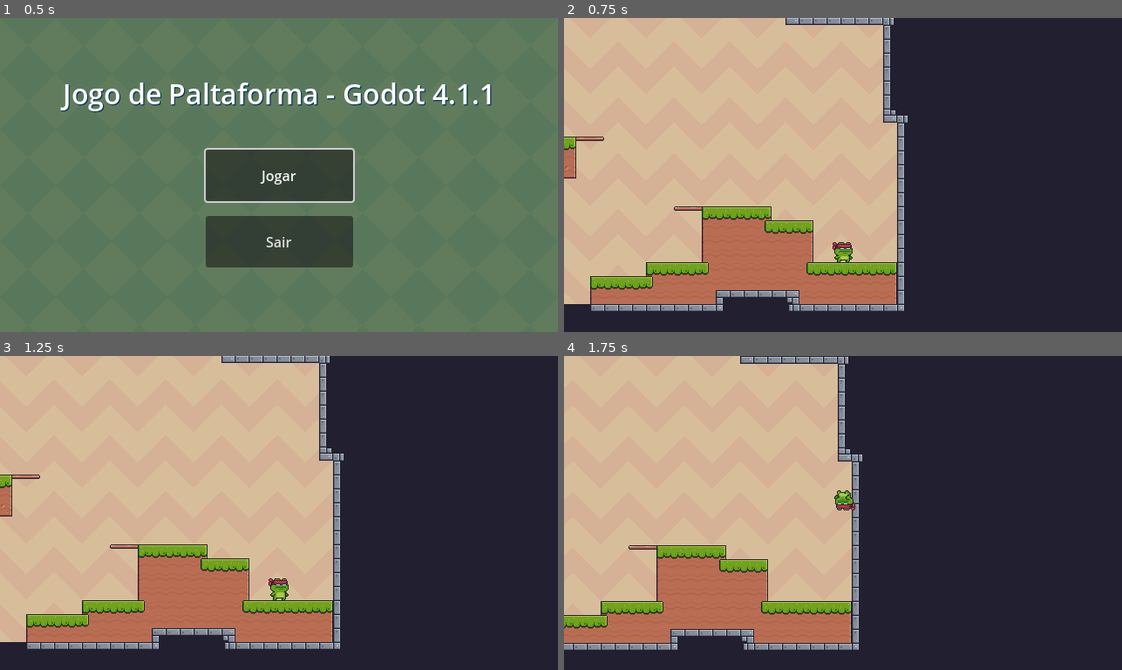
Above: before the commit, frames 1-4 (two rows, left to right).
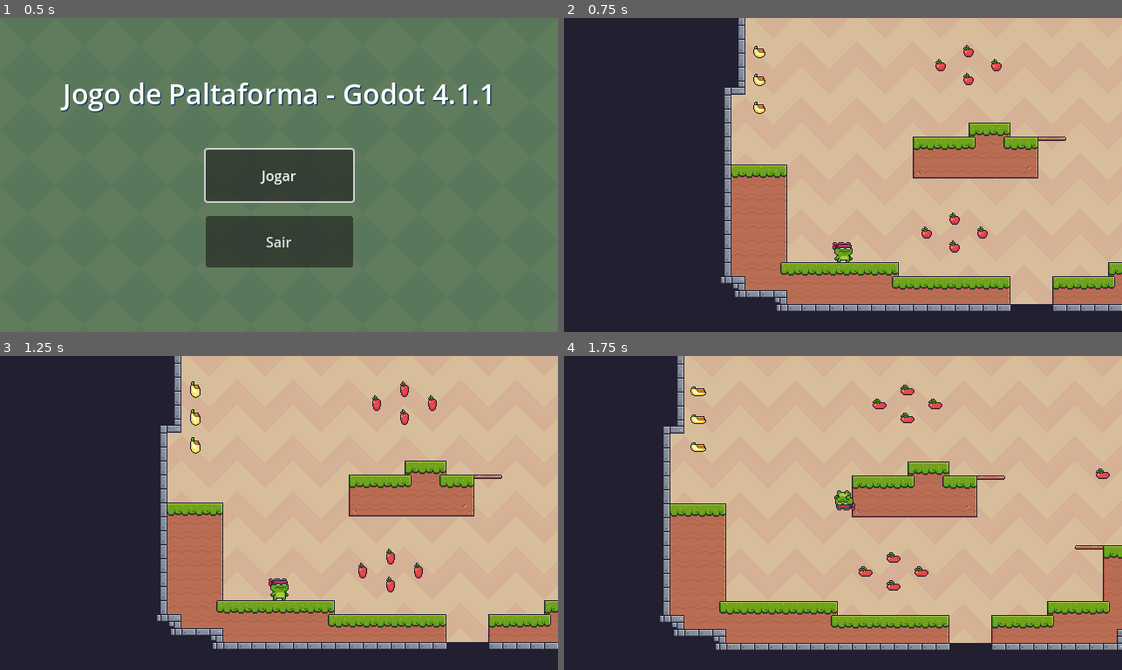
Above: after the commit, the same moments.

Repository: diogorbg/jogoPlataforma-Godot-4.1.1
Game: Godot game, scene res://scenes/menu.tscn
Same seed, same stepped clock (60 frames per second), same inputs: the game is played once before the commit and once after it.
Inputs:
- Up to frame 1 (0.5 s): no input
- Up to frame 2 (0.75 s): click "Jogar" at 0.5 s
- Up to frame 3 (1.25 s): no input
- Up to frame 4 (1.75 s): tap Enter (ui_accept) at 1.25, 1.52 s; hold Right (ui_right) from 1.28 s (still down)

Frame 1 is identical in both runs. In frame 2, 70% of the frame differs, in the area x 0-100%, y 0-94%; in frame 3, 70%; in frame 4, 68%.

Commit message:
itens coletáveis

Diff:
--- a/project.godot
+++ b/project.godot
@@ -14,6 +14,10 @@
 run/main_scene="res://scenes/menu.tscn"
 config/features=PackedStringArray("4.1", "GL Compatibility")
 config/icon="res://icon.svg"
+
+[autoload]
+
+Global="*res://scripts/global.gd"
 
 [display]
 
--- a/scenes/fase1.tscn
+++ b/scenes/fase1.tscn
@@ -1,9 +1,12 @@
-[gd_scene load_steps=8 format=3 uid="uid://dn6gtb323us3a"]
+[gd_scene load_steps=11 format=3 uid="uid://dn6gtb323us3a"]
 
 [ext_resource type="Texture2D" uid="uid://bhocx6034y2iw" path="res://sprites/Terrain/Terrain (16x16).png" id="1_62rxu"]
-[ext_resource type="Texture2D" uid="uid://coejdvo2ptrd8" path="res://sprites/Items/Fruits/Apple.png" id="2_bb0fy"]
+[ext_resource type="Script" path="res://scripts/fase.gd" id="1_q2e6l"]
 [ext_resource type="Texture2D" uid="uid://b6oohrweetwg1" path="res://sprites/Background/Brown.png" id="2_wtpdm"]
 [ext_resource type="PackedScene" uid="uid://cdmqguq2spkim" path="res://scenes/player.tscn" id="3_888s1"]
+[ext_resource type="PackedScene" uid="uid://bljyovx47y6tn" path="res://scenes/itens/banana.tscn" id="5_c6ilh"]
+[ext_resource type="PackedScene" uid="uid://cl3y52fs7rb3h" path="res://scenes/itens/laranja.tscn" id="6_7tdcx"]
+[ext_resource type="PackedScene" uid="uid://cy6wypp6nl5uj" path="res://scenes/itens/maca.tscn" id="6_bvdlx"]
 
 [sub_resource type="TileSetAtlasSource" id="TileSetAtlasSource_p2u0j"]
 resource_name = "terreno"
@@ -542,6 +545,7 @@
 sources/1 = SubResource("TileSetAtlasSource_w0a1v")
 
 [node name="fase1" type="Node2D"]
+script = ExtResource("1_q2e6l")
 
 [node name="TileMap" type="TileMap" parent="."]
 tile_set = SubResource("TileSet_lugm1")
@@ -563,10 +567,79 @@
 layer_2/z_index = -1
 layer_2/tile_data = PackedInt32Array(-1376259, 65537, 1, -1310723, 65537, 2, -1245187, 65537, 3, -1441794, 131073, 0, - …(19768 unchanged characters)…
 
-[node name="Apple" type="Sprite2D" parent="."]
-position = Vector2(171, -87)
-texture = ExtResource("2_bb0fy")
-hframes = 17
-
 [node name="player" parent="." instance=ExtResource("3_888s1")]
-position = Vector2(610, -57)
+position = Vector2(80, -48)
+
+[node name="itens" type="Node" parent="."]
+
+[node name="banana" parent="itens" instance=ExtResource("5_c6ilh")]
+position = Vector2(-16, -256)
+
+[node name="banana2" parent="itens" instance=ExtResource("5_c6ilh")]
+position = Vector2(-16, -288)
+
+[node name="banana3" parent="itens" instance=ExtResource("5_c6ilh")]
+position = Vector2(-16, -224)
+
+[node name="laranja" parent="itens" instance=ExtResource("6_7tdcx")]
+position = Vector2(656, -64)
+
+[node name="laranja2" parent="itens" instance=ExtResource("6_7tdcx")]
+position = Vector2(624, -64)
+
+[node name="laranja3" parent="itens" instance=ExtResource("6_7tdcx")]
+position = Vector2(592, -64)
+
+[node name="laranja4" parent="itens" instance=ExtResource("6_7tdcx")]
+position = Vector2(656, -96)
+
+[node name="laranja5" parent="itens" instance=ExtResource("6_7tdcx")]
+position = Vector2(624, -96)
+
+[node name="laranja6" parent="itens" instance=ExtResource("6_7tdcx")]
+position = Vector2(592, -96)
+
+[node name="banana4" parent="itens" instance=ExtResource("5_c6ilh")]
+position = Vector2(640, -192)
+
+[node name="banana5" parent="itens" instance=ExtResource("5_c6ilh")]
+position = Vector2(640, -224)
+
+[node name="banana6" parent="itens" instance=ExtResource("5_c6ilh")]
+position = Vector2(640, -160)
+
+[node name="maca" parent="itens" instance=ExtResource("6_bvdlx")]
+position = Vector2(208, -96)
+
+[node name="maca2" parent="itens" instance=ExtResource("6_bvdlx")]
+position = Vector2(208, -64)
+
+[node name="maca3" parent="itens" instance=ExtResource("6_bvdlx")]
+position = Vector2(240, -80)
+
+[node name="maca4" parent="itens" instance=ExtResource("6_bvdlx")]
+position = Vector2(176, -80)
+
+[node name="maca5" parent="itens" instance=ExtResource("6_bvdlx")]
+position = Vector2(224, -256)
+
+[node name="maca6" parent="itens" instance=ExtResource("6_bvdlx")]
+position = Vector2(224, -288)
+
+[node name="maca7" parent="itens" instance=ExtResource("6_bvdlx")]
+position = Vector2(256, -272)
+
+[node name="maca8" parent="itens" instance=ExtResource("6_bvdlx")]
+position = Vector2(192, -272)
+
+[node name="maca9" parent="itens" instance=ExtResource("6_bvdlx")]
+position = Vector2(480, -176)
+
+[node name="maca10" parent="itens" instance=ExtResource("6_bvdlx")]
+position = Vector2(480, -208)
+
+[node name="maca11" parent="itens" instance=ExtResource("6_bvdlx")]
+position = Vector2(512, -192)
+
+[node name="maca12" parent="itens" instance=ExtResource("6_bvdlx")]
+position = Vector2(448, -192)
--- /dev/null
+++ b/scenes/itens/banana.tscn
@@ -0,0 +1,184 @@
+[gd_scene load_steps=28 format=3 uid="uid://bljyovx47y6tn"]
+
+[ext_resource type="PackedScene" uid="uid://b1dhav2mjnqqe" path="res://scenes/itens/item_base.tscn" id="1_ga4kp"]
+[ext_resource type="Texture2D" uid="uid://cw3q8g1xn8mun" path="res://sprites/Items/Fruits/Collected.png" id="2_hcxhn"]
+[ext_resource type="Texture2D" uid="uid://coovn021ypvy5" path="res://sprites/Items/Fruits/Bananas.png" id="3_jylm5"]
+
+[sub_resource type="AtlasTexture" id="AtlasTexture_7l7xh"]
+atlas = ExtResource("2_hcxhn")
+region = Rect2(0, 0, 32, 32)
+
+[sub_resource type="AtlasTexture" id="AtlasTexture_sac47"]
+atlas = ExtResource("2_hcxhn")
+region = Rect2(32, 0, 32, 32)
+
+[sub_resource type="AtlasTexture" id="AtlasTexture_thetu"]
+atlas = ExtResource("2_hcxhn")
+region = Rect2(64, 0, 32, 32)
+
+[sub_resource type="AtlasTexture" id="AtlasTexture_xp1qv"]
+atlas = ExtResource("2_hcxhn")
+region = Rect2(96, 0, 32, 32)
+
+[sub_resource type="AtlasTexture" id="AtlasTexture_011aj"]
+atlas = ExtResource("2_hcxhn")
+region = Rect2(128, 0, 32, 32)
+
+[sub_resource type="AtlasTexture" id="AtlasTexture_vaqgv"]
+atlas = ExtResource("2_hcxhn")
+region = Rect2(160, 0, 32, 32)
+
+[sub_resource type="AtlasTexture" id="AtlasTexture_l07qn"]
+atlas = ExtResource("3_jylm5")
+region = Rect2(0, 0, 32, 32)
+
+[sub_resource type="AtlasTexture" id="AtlasTexture_f6ly8"]
+atlas = ExtResource("3_jylm5")
+region = Rect2(32, 0, 32, 32)
+
+[sub_resource type="AtlasTexture" id="AtlasTexture_4d4vb"]
+atlas = ExtResource("3_jylm5")
+region = Rect2(64, 0, 32, 32)
+
+[sub_resource type="AtlasTexture" id="AtlasTexture_2afon"]
+atlas = ExtResource("3_jylm5")
+region = Rect2(96, 0, 32, 32)
+
+[sub_resource type="AtlasTexture" id="AtlasTexture_phl8b"]
+atlas = ExtResource("3_jylm5")
+region = Rect2(128, 0, 32, 32)
+
+[sub_resource type="AtlasTexture" id="AtlasTexture_plj2y"]
+atlas = ExtResource("3_jylm5")
+region = Rect2(160, 0, 32, 32)
+
+[sub_resource type="AtlasTexture" id="AtlasTexture_f17uo"]
+atlas = ExtResource("3_jylm5")
+region = Rect2(192, 0, 32, 32)
+
+[sub_resource type="AtlasTexture" id="AtlasTexture_6op05"]
+atlas = ExtResource("3_jylm5")
+region = Rect2(224, 0, 32, 32)
+
+[sub_resource type="AtlasTexture" id="AtlasTexture_4o632"]
+atlas = ExtResource("3_jylm5")
+region = Rect2(256, 0, 32, 32)
+
+[sub_resource type="AtlasTexture" id="AtlasTexture_e22ji"]
+atlas = ExtResource("3_jylm5")
+region = Rect2(288, 0, 32, 32)
+
+[sub_resource type="AtlasTexture" id="AtlasTexture_p7tcc"]
+atlas = ExtResource("3_jylm5")
+region = Rect2(320, 0, 32, 32)
+
+[sub_resource type="AtlasTexture" id="AtlasTexture_pht8b"]
+atlas = ExtResource("3_jylm5")
+region = Rect2(352, 0, 32, 32)
+
+[sub_resource type="AtlasTexture" id="AtlasTexture_ffi7v"]
+atlas = ExtResource("3_jylm5")
+region = Rect2(384, 0, 32, 32)
+
+[sub_resource type="AtlasTexture" id="AtlasTexture_y0we2"]
+atlas = ExtResource("3_jylm5")
+region = Rect2(416, 0, 32, 32)
+
+[sub_resource type="AtlasTexture" id="AtlasTexture_mc2an"]
+atlas = ExtResource("3_jylm5")
+region = Rect2(448, 0, 32, 32)
+
+[sub_resource type="AtlasTexture" id="AtlasTexture_ra6jj"]
+atlas = ExtResource("3_jylm5")
+region = Rect2(480, 0, 32, 32)
+
+[sub_resource type="AtlasTexture" id="AtlasTexture_2y4qh"]
+atlas = ExtResource("3_jylm5")
+region = Rect2(512, 0, 32, 32)
+
+[sub_resource type="SpriteFrames" id="SpriteFrames_7yon4"]
+animations = [{
+"frames": [{
+"duration": 1.0,
+"texture": SubResource("AtlasTexture_7l7xh")
+}, {
+"duration": 1.0,
+"texture": SubResource("AtlasTexture_sac47")
+}, {
+"duration": 1.0,
+"texture": SubResource("AtlasTexture_thetu")
+}, {
+"duration": 1.0,
+"texture": SubResource("AtlasTexture_xp1qv")
+}, {
+"duration": 1.0,
+"texture": SubResource("AtlasTexture_011aj")
+}, {
+"duration": 1.0,
+"texture": SubResource("AtlasTexture_vaqgv")
+}],
+"loop": false,
+"name": &"collect",
+"speed": 12.0
+}, {
+"frames": [{
+"duration": 1.0,
+"texture": SubResource("AtlasTexture_l07qn")
+}, {
+"duration": 1.0,
+"texture": SubResource("AtlasTexture_f6ly8")
+}, {
+"duration": 1.0,
+"texture": SubResource("AtlasTexture_4d4vb")
+}, {
+"duration": 1.0,
+"texture": SubResource("AtlasTexture_2afon")
+}, {
+"duration": 1.0,
+"texture": SubResource("AtlasTexture_phl8b")
+}, {
+"duration": 1.0,
+"texture": SubResource("AtlasTexture_plj2y")
+}, {
+"duration": 1.0,
+"texture": SubResource("AtlasTexture_f17uo")
+}, {
+"duration": 1.0,
+"texture": SubResource("AtlasTexture_6op05")
+}, {
+"duration": 1.0,
+"texture": SubResource("AtlasTexture_4o632")
+}, {
+"duration": 1.0,
+"texture": SubResource("AtlasTexture_e22ji")
+}, {
+"duration": 1.0,
+"texture": SubResource("AtlasTexture_p7tcc")
+}, {
+"duration": 1.0,
+"texture": SubResource("AtlasTexture_pht8b")
+}, {
+"duration": 1.0,
+"texture": SubResource("AtlasTexture_ffi7v")
+}, {
+"duration": 1.0,
+"texture": SubResource("AtlasTexture_y0we2")
+}, {
+"duration": 1.0,
+"texture": SubResource("AtlasTexture_mc2an")
+}, {
+"duration": 1.0,
+"texture": SubResource("AtlasTexture_ra6jj")
+}, {
+"duration": 1.0,
+"texture": SubResource("AtlasTexture_2y4qh")
+}],
+"loop": true,
+"name": &"idle",
+"speed": 12.0
+}]
+
+[node name="banana" instance=ExtResource("1_ga4kp")]
+
+[node name="animSprite" parent="." index="0"]
+sprite_frames = SubResource("SpriteFrames_7yon4")
--- /dev/null
+++ b/scenes/itens/item_base.tscn
@@ -0,0 +1,199 @@
+[gd_scene load_steps=29 format=3 uid="uid://b1dhav2mjnqqe"]
+
+[ext_resource type="Texture2D" uid="uid://coejdvo2ptrd8" path="res://sprites/Items/Fruits/Apple.png" id="1_aosje"]
+[ext_resource type="Script" path="res://scripts/item_base.gd" id="1_ywbvy"]
+[ext_resource type="Texture2D" uid="uid://cw3q8g1xn8mun" path="res://sprites/Items/Fruits/Collected.png" id="2_wnl1u"]
+
+[sub_resource type="AtlasTexture" id="AtlasTexture_7l7xh"]
+atlas = ExtResource("2_wnl1u")
+region = Rect2(0, 0, 32, 32)
+
+[sub_resource type="AtlasTexture" id="AtlasTexture_sac47"]
+atlas = ExtResource("2_wnl1u")
+region = Rect2(32, 0, 32, 32)
+
+[sub_resource type="AtlasTexture" id="AtlasTexture_thetu"]
+atlas = ExtResource("2_wnl1u")
+region = Rect2(64, 0, 32, 32)
+
+[sub_resource type="AtlasTexture" id="AtlasTexture_xp1qv"]
+atlas = ExtResource("2_wnl1u")
+region = Rect2(96, 0, 32, 32)
+
+[sub_resource type="AtlasTexture" id="AtlasTexture_011aj"]
+atlas = ExtResource("2_wnl1u")
+region = Rect2(128, 0, 32, 32)
+
+[sub_resource type="AtlasTexture" id="AtlasTexture_vaqgv"]
+atlas = ExtResource("2_wnl1u")
+region = Rect2(160, 0, 32, 32)
+
+[sub_resource type="AtlasTexture" id="AtlasTexture_l6a17"]
+atlas = ExtResource("1_aosje")
+region = Rect2(0, 0, 32, 32)
+
+[sub_resource type="AtlasTexture" id="AtlasTexture_8qyd8"]
+atlas = ExtResource("1_aosje")
+region = Rect2(32, 0, 32, 32)
+
+[sub_resource type="AtlasTexture" id="AtlasTexture_migaw"]
+atlas = ExtResource("1_aosje")
+region = Rect2(64, 0, 32, 32)
+
+[sub_resource type="AtlasTexture" id="AtlasTexture_opmth"]
+atlas = ExtResource("1_aosje")
+region = Rect2(96, 0, 32, 32)
+
+[sub_resource type="AtlasTexture" id="AtlasTexture_0ja72"]
+atlas = ExtResource("1_aosje")
+region = Rect2(128, 0, 32, 32)
+
+[sub_resource type="AtlasTexture" id="AtlasTexture_0w7g0"]
+atlas = ExtResource("1_aosje")
+region = Rect2(160, 0, 32, 32)
+
+[sub_resource type="AtlasTexture" id="AtlasTexture_m32nv"]
+atlas = ExtResource("1_aosje")
+region = Rect2(192, 0, 32, 32)
+
+[sub_resource type="AtlasTexture" id="AtlasTexture_e6yei"]
+atlas = ExtResource("1_aosje")
+region = Rect2(224, 0, 32, 32)
+
+[sub_resource type="AtlasTexture" id="AtlasTexture_fmews"]
+atlas = ExtResource("1_aosje")
+region = Rect2(256, 0, 32, 32)
+
+[sub_resource type="AtlasTexture" id="AtlasTexture_70lwv"]
+atlas = ExtResource("1_aosje")
+region = Rect2(288, 0, 32, 32)
+
+[sub_resource type="AtlasTexture" id="AtlasTexture_1djcj"]
+atlas = ExtResource("1_aosje")
+region = Rect2(320, 0, 32, 32)
+
+[sub_resource type="AtlasTexture" id="AtlasTexture_rnow7"]
+atlas = ExtResource("1_aosje")
+region = Rect2(352, 0, 32, 32)
+
+[sub_resource type="AtlasTexture" id="AtlasTexture_jfusd"]
+atlas = ExtResource("1_aosje")
+region = Rect2(384, 0, 32, 32)
+
+[sub_resource type="AtlasTexture" id="AtlasTexture_ajd8g"]
+atlas = ExtResource("1_aosje")
+region = Rect2(416, 0, 32, 32)
+
+[sub_resource type="AtlasTexture" id="AtlasTexture_jicyh"]
+atlas = ExtResource("1_aosje")
+region = Rect2(448, 0, 32, 32)
+
+[sub_resource type="AtlasTexture" id="AtlasTexture_srio0"]
+atlas = ExtResource("1_aosje")
+region = Rect2(480, 0, 32, 32)
+
+[sub_resource type="AtlasTexture" id="AtlasTexture_3jfdm"]
+atlas = ExtResource("1_aosje")
+region = Rect2(512, 0, 32, 32)
+
+[sub_resource type="SpriteFrames" id="SpriteFrames_5rd1y"]
+animations = [{
+"frames": [{
+"duration": 1.0,
+"texture": SubResource("AtlasTexture_7l7xh")
+}, {
+"duration": 1.0,
+"texture": SubResource("AtlasTexture_sac47")
+}, {
+"duration": 1.0,
+"texture": SubResource("AtlasTexture_thetu")
+}, {
+"duration": 1.0,
+"texture": SubResource("AtlasTexture_xp1qv")
+}, {
+"duration": 1.0,
+"texture": SubResource("AtlasTexture_011aj")
+}, {
+"duration": 1.0,
+"texture": SubResource("AtlasTexture_vaqgv")
+}],
+"loop": false,
+"name": &"collect",
+"speed": 12.0
+}, {
+"frames": [{
+"duration": 1.0,
+"texture": SubResource("AtlasTexture_l6a17")
+}, {
+"duration": 1.0,
+"texture": SubResource("AtlasTexture_8qyd8")
+}, {
+"duration": 1.0,
+"texture": SubResource("AtlasTexture_migaw")
+}, {
+"duration": 1.0,
+"texture": SubResource("AtlasTexture_opmth")
+}, {
+"duration": 1.0,
+"texture": SubResource("AtlasTexture_0ja72")
+}, {
+"duration": 1.0,
+"texture": SubResource("AtlasTexture_0w7g0")
+}, {
+"duration": 1.0,
+"texture": SubResource("AtlasTexture_m32nv")
+}, {
+"duration": 1.0,
+"texture": SubResource("AtlasTexture_e6yei")
+}, {
+"duration": 1.0,
+"texture": SubResource("AtlasTexture_fmews")
+}, {
+"duration": 1.0,
+"texture": SubResource("AtlasTexture_70lwv")
+}, {
+"duration": 1.0,
+"texture": SubResource("AtlasTexture_1djcj")
+}, {
+"duration": 1.0,
+"texture": SubResource("AtlasTexture_rnow7")
+}, {
+"duration": 1.0,
+"texture": SubResource("AtlasTexture_jfusd")
+}, {
+"duration": 1.0,
+"texture": SubResource("AtlasTexture_ajd8g")
+}, {
+"duration": 1.0,
+"texture": SubResource("AtlasTexture_jicyh")
+}, {
+"duration": 1.0,
+"texture": SubResource("AtlasTexture_srio0")
+}, {
+"duration": 1.0,
+"texture": SubResource("AtlasTexture_3jfdm")
+}],
+"loop": true,
+"name": &"idle",
+"speed": 12.0
+}]
+
+[sub_resource type="CircleShape2D" id="CircleShape2D_iemde"]
+radius = 12.0
+
+[node name="item_base" type="Area2D" groups=["item"]]
+collision_layer = 0
+collision_mask = 2
+monitorable = false
+script = ExtResource("1_ywbvy")
+
+[node name="animSprite" type="AnimatedSprite2D" parent="."]
+sprite_frames = SubResource("SpriteFrames_5rd1y")
+animation = &"idle"
+autoplay = "idle"
+
+[node name="colisao" type="CollisionShape2D" parent="."]
+show_behind_parent = true
+shape = SubResource("CircleShape2D_iemde")
+
+[connection signal="body_entered" from="." to="." method="_on_body_entered"]
--- /dev/null
+++ b/scenes/itens/laranja.tscn
@@ -0,0 +1,184 @@
+[gd_scene load_steps=28 format=3 uid="uid://cl3y52fs7rb3h"]
+
+[ext_resource type="PackedScene" uid="uid://b1dhav2mjnqqe" path="res://scenes/itens/item_base.tscn" id="1_nj654"]
+[ext_resource type="Texture2D" uid="uid://cw3q8g1xn8mun" path="res://sprites/Items/Fruits/Collected.png" id="2_mxio7"]
+[ext_resource type="Texture2D" uid="uid://dx2d24i3r2jes" path="res://sprites/Items/Fruits/Orange.png" id="3_x86n5"]
+
+[sub_resource type="AtlasTexture" id="AtlasTexture_7l7xh"]
+atlas = ExtResource("2_mxio7")
+region = Rect2(0, 0, 32, 32)
+
+[sub_resource type="AtlasTexture" id="AtlasTexture_sac47"]
+atlas = ExtResource("2_mxio7")
+region = Rect2(32, 0, 32, 32)
+
+[sub_resource type="AtlasTexture" id="AtlasTexture_thetu"]
+atlas = ExtResource("2_mxio7")
+region = Rect2(64, 0, 32, 32)
+
+[sub_resource type="AtlasTexture" id="AtlasTexture_xp1qv"]
+atlas = ExtResource("2_mxio7")
+region = Rect2(96, 0, 32, 32)
+
+[sub_resource type="AtlasTexture" id="AtlasTexture_011aj"]
+atlas = ExtResource("2_mxio7")
+region = Rect2(128, 0, 32, 32)
+
+[sub_resource type="AtlasTexture" id="AtlasTexture_vaqgv"]
+atlas = ExtResource("2_mxio7")
+region = Rect2(160, 0, 32, 32)
+
+[sub_resource type="AtlasTexture" id="AtlasTexture_xu7l3"]
+atlas = ExtResource("3_x86n5")
+region = Rect2(0, 0, 32, 32)
+
+[sub_resource type="AtlasTexture" id="AtlasTexture_na125"]
+atlas = ExtResource("3_x86n5")
+region = Rect2(32, 0, 32, 32)
+
+[sub_resource type="AtlasTexture" id="AtlasTexture_bg5xu"]
+atlas = ExtResource("3_x86n5")
+region = Rect2(64, 0, 32, 32)
+
+[sub_resource type="AtlasTexture" id="AtlasTexture_bftfh"]
+atlas = ExtResource("3_x86n5")
+region = Rect2(96, 0, 32, 32)
+
+[sub_resource type="AtlasTexture" id="AtlasTexture_o42x5"]
+atlas = ExtResource("3_x86n5")
+region = Rect2(128, 0, 32, 32)
+
+[sub_resource type="AtlasTexture" id="AtlasTexture_aj0f0"]
+atlas = ExtResource("3_x86n5")
+region = Rect2(160, 0, 32, 32)
+
+[sub_resource type="AtlasTexture" id="AtlasTexture_dfine"]
+atlas = ExtResource("3_x86n5")
+region = Rect2(192, 0, 32, 32)
+
+[sub_resource type="AtlasTexture" id="AtlasTexture_ogwj7"]
+atlas = ExtResource("3_x86n5")
+region = Rect2(224, 0, 32, 32)
+
+[sub_resource type="AtlasTexture" id="AtlasTexture_bc5vq"]
+atlas = ExtResource("3_x86n5")
+region = Rect2(256, 0, 32, 32)
+
+[sub_resource type="AtlasTexture" id="AtlasTexture_nrbn1"]
+atlas = ExtResource("3_x86n5")
+region = Rect2(288, 0, 32, 32)
+
+[sub_resource type="AtlasTexture" id="AtlasTexture_86r37"]
+atlas = ExtResource("3_x86n5")
+region = Rect2(320, 0, 32, 32)
+
+[sub_resource type="AtlasTexture" id="AtlasTexture_5x1rw"]
+atlas = ExtResource("3_x86n5")
+region = Rect2(352, 0, 32, 32)
+
+[sub_resource type="AtlasTexture" id="AtlasTexture_hov27"]
+atlas = ExtResource("3_x86n5")
+region = Rect2(384, 0, 32, 32)
+
+[sub_resource type="AtlasTexture" id="AtlasTexture_gvpby"]
+atlas = ExtResource("3_x86n5")
+region = Rect2(416, 0, 32, 32)
+
+[sub_resource type="AtlasTexture" id="AtlasTexture_jxijq"]
+atlas = ExtResource("3_x86n5")
+region = Rect2(448, 0, 32, 32)
+
+[sub_resource type="AtlasTexture" id="AtlasTexture_cjq2o"]
+atlas = ExtResource("3_x86n5")
+region = Rect2(480, 0, 32, 32)
+
+[sub_resource type="AtlasTexture" id="AtlasTexture_ngl7t"]
+atlas = ExtResource("3_x86n5")
+region = Rect2(512, 0, 32, 32)
+
+[sub_resource type="SpriteFrames" id="SpriteFrames_o1hg5"]
+animations = [{
+"frames": [{
+"duration": 1.0,
+"texture": SubResource("AtlasTexture_7l7xh")
+}, {
+"duration": 1.0,
+"texture": SubResource("AtlasTexture_sac47")
+}, {
+"duration": 1.0,
+"texture": SubResource("AtlasTexture_thetu")
+}, {
+"duration": 1.0,
+"texture": SubResource("AtlasTexture_xp1qv")
+}, {
+"duration": 1.0,
+"texture": SubResource("AtlasTexture_011aj")
+}, {
+"duration": 1.0,
+"texture": SubResource("AtlasTexture_vaqgv")
+}],
+"loop": false,
+"name": &"collect",
+"speed": 12.0
+}, {
+"frames": [{
+"duration": 1.0,
+"texture": SubResource("AtlasTexture_xu7l3")
+}, {
+"duration": 1.0,
+"texture": SubResource("AtlasTexture_na125")
+}, {
+"duration": 1.0,
+"texture": SubResource("AtlasTexture_bg5xu")
+}, {
+"duration": 1.0,
+"texture": SubResource("AtlasTexture_bftfh")
+}, {
+"duration": 1.0,
+"texture": SubResource("AtlasTexture_o42x5")
+}, {
+"duration": 1.0,
+"texture": SubResource("AtlasTexture_aj0f0")
+}, {
+"duration": 1.0,
+"texture": SubResource("AtlasTexture_dfine")
+}, {
+"duration": 1.0,
+"texture": SubResource("AtlasTexture_ogwj7")
+}, {
+"duration": 1.0,
+"texture": SubResource("AtlasTexture_bc5vq")
+}, {
+"duration": 1.0,
+"texture": SubResource("AtlasTexture_nrbn1")
+}, {
+"duration": 1.0,
+"texture": SubResource("AtlasTexture_86r37")
+}, {
+"duration": 1.0,
+"texture": SubResource("AtlasTexture_5x1rw")
+}, {
+"duration": 1.0,
+"texture": SubResource("AtlasTexture_hov27")
+}, {
+"duration": 1.0,
+"texture": SubResource("AtlasTexture_gvpby")
+}, {
+"duration": 1.0,
+"texture": SubResource("AtlasTexture_jxijq")
+}, {
+"duration": 1.0,
+"texture": SubResource("AtlasTexture_cjq2o")
+}, {
+"duration": 1.0,
+"texture": SubResource("AtlasTexture_ngl7t")
+}],
+"loop": true,
+"name": &"idle",
+"speed": 12.0
+}]
+
+[node name="laranja" instance=ExtResource("1_nj654")]
+
+[node name="animSprite" parent="." index="0"]
+sprite_frames = SubResource("SpriteFrames_o1hg5")
--- /dev/null
+++ b/scenes/itens/maca.tscn
@@ -0,0 +1,5 @@
+[gd_scene load_steps=2 format=3 uid="uid://cy6wypp6nl5uj"]
+
+[ext_resource type="PackedScene" uid="uid://b1dhav2mjnqqe" path="res://scenes/itens/item_base.tscn" id="1_s3ao2"]
+
+[node name="maca" instance=ExtResource("1_s3ao2")]
--- a/scenes/player.tscn
+++ b/scenes/player.tscn
@@ -268,7 +268,8 @@
 [sub_resource type="CapsuleShape2D" id="CapsuleShape2D_pw6sd"]
 height = 24.0
 
-[node name="player" type="CharacterBody2D"]
+[node name="player" type="CharacterBody2D" groups=["player"]]
+collision_layer = 2
 script = ExtResource("1_8vego")
 
 [node name="animSprite" type="AnimatedSprite2D" parent="."]
@@ -276,7 +277,6 @@
 sprite_frames = SubResource("SpriteFrames_fnxbh")
 animation = &"idle"
 autoplay = "idle"
-frame_progress = 0.564778
 
 [node name="anim" type="AnimationPlayer" parent="."]
 libraries = {
--- /dev/null
+++ b/scripts/fase.gd
@@ -0,0 +1,9 @@
+extends Node2D
+
+@export var fase: int = 1
+
+func _init():
+	Global.reset()
+
+func _ready():
+	Global.fase = fase
--- /dev/null
+++ b/scripts/global.gd
@@ -0,0 +1,12 @@
+extends Node
+
+var fase: int = 1
+var itens: int = 0
+var maxItens: int = 0
+
+func reset():
+	itens = 0
+	maxItens = 0
+
+func addItem():
+	itens += 1
--- /dev/null
+++ b/scripts/item_base.gd
@@ -0,0 +1,12 @@
+extends Area2D
+
+@onready var animSprite = $animSprite
+@onready var colisao = $colisao
+
+func _on_body_entered(body: Node2D):
+	if body.is_in_group("player"):
+		colisao.process_mode = Node.PROCESS_MODE_DISABLED # Não colide mais
+		Global.addItem()
+		animSprite.play("collect")
+		await animSprite.animation_finished
+		queue_free() # destruição do item
--- a/scripts/player.gd
+++ b/scripts/player.gd
@@ -2,6 +2,8 @@
 
 const SPEED = 200.0
 const JUMP_VELOCITY = -320.0
+
+var pontos: int = 0
 
 @onready var animSprite = $animSprite as AnimatedSprite2D
 
